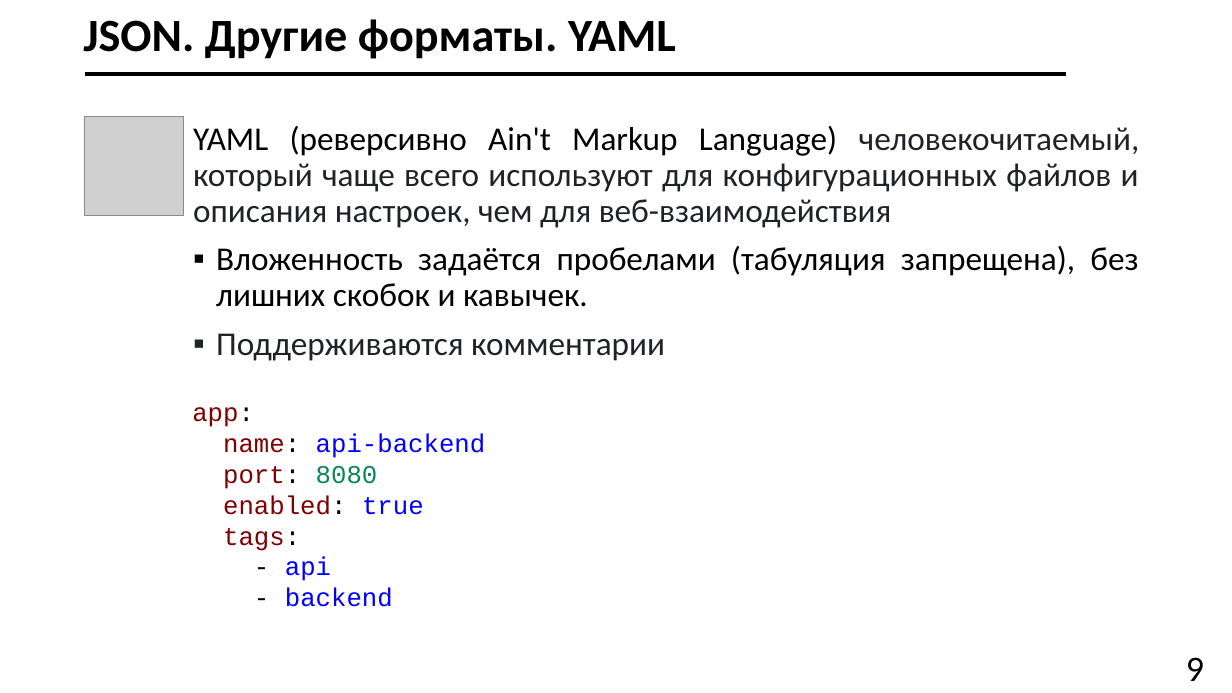
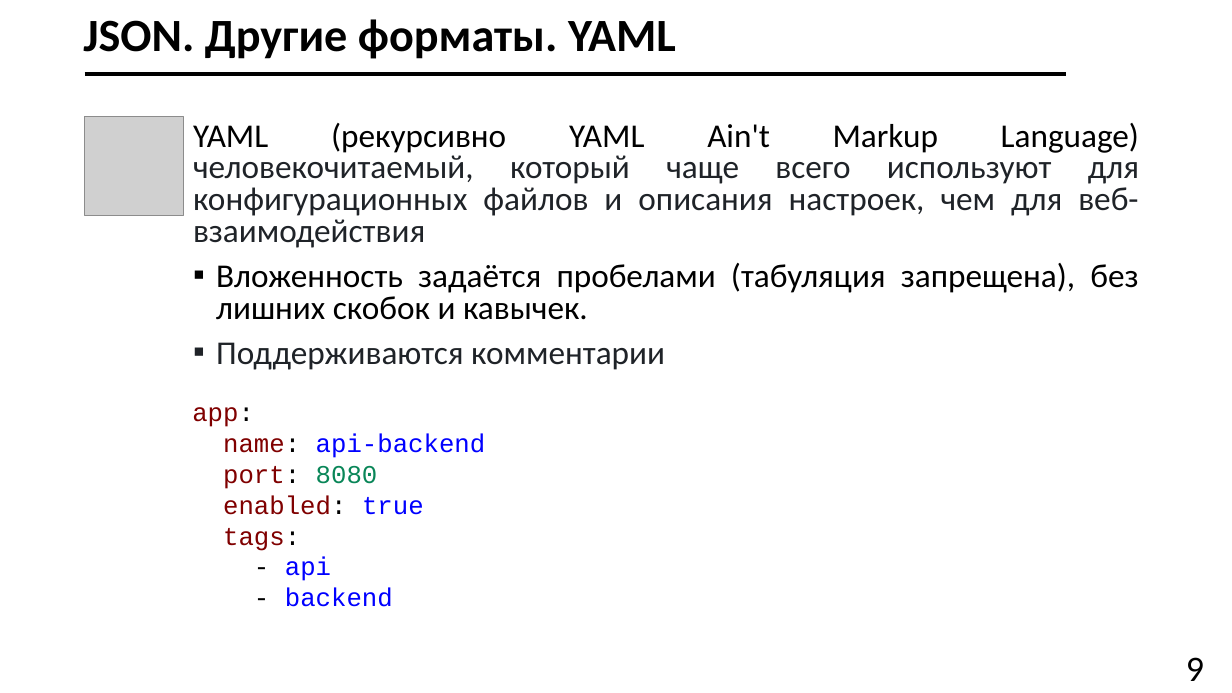
Before and after one commit to kuznecovsergey/susu_web_2026, a slide deck: slide 9 of 4. SPA.pptx. Drawn at 1232x693 pixels with LibreOffice and Linux fonts; fonts in the diff are those of the drawing; grey boxes stand for pictures; background and template pictures are left out. Boxes give left, top, right and bottom in pixels: in the first picture for what was removed or moved away, otherwise in the second. Text is boxed around its words. In the diff, an @@ line names an element or a change of style, - is before the commit and + after.

```diff
--- a/4. SPA.pptx
+++ b/4. SPA.pptx
@@ text at <box>193,123,1139,248</box>: text changed @@
-YAML (реверсивно Ain't Markup Language) человекочитаемый, который чаще всего используют для конфигурационных файлов и описания настроек, чем для веб-взаимодействия
+YAML (рекурсивно YAML Ain't Markup Language) человекочитаемый, который чаще всего используют для конфигурационных файлов и описания настроек, чем для веб-взаимодействия
@@ text at <box>216,263,1138,370</box>: line spacing 0.9 to 0.8 @@
```
Also in this commit, not shown: 1 other slide changed, 1 other file.
